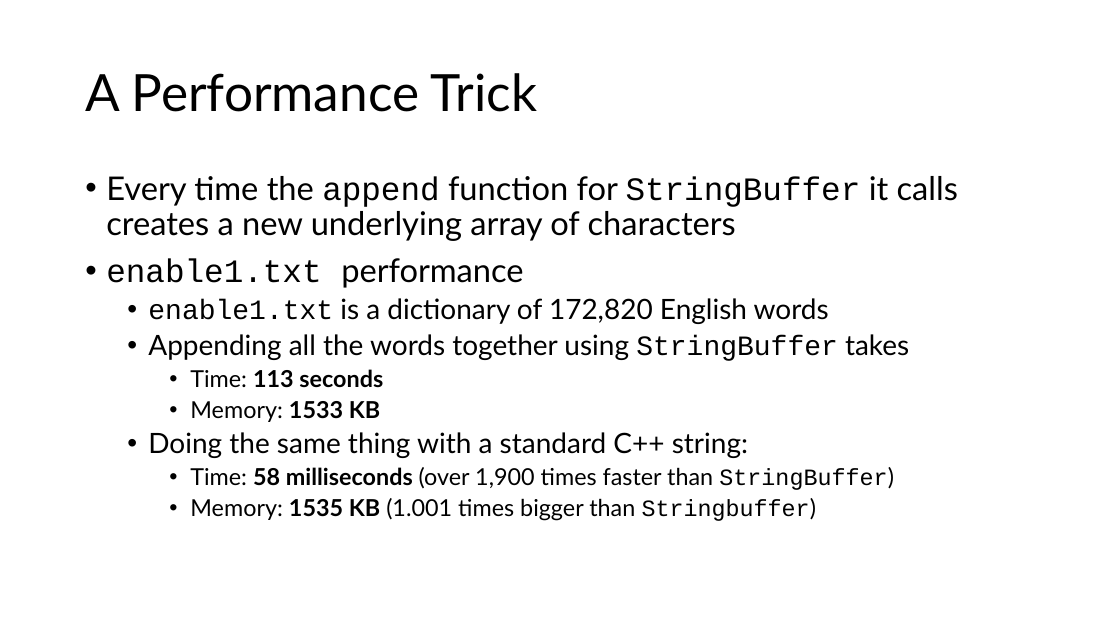
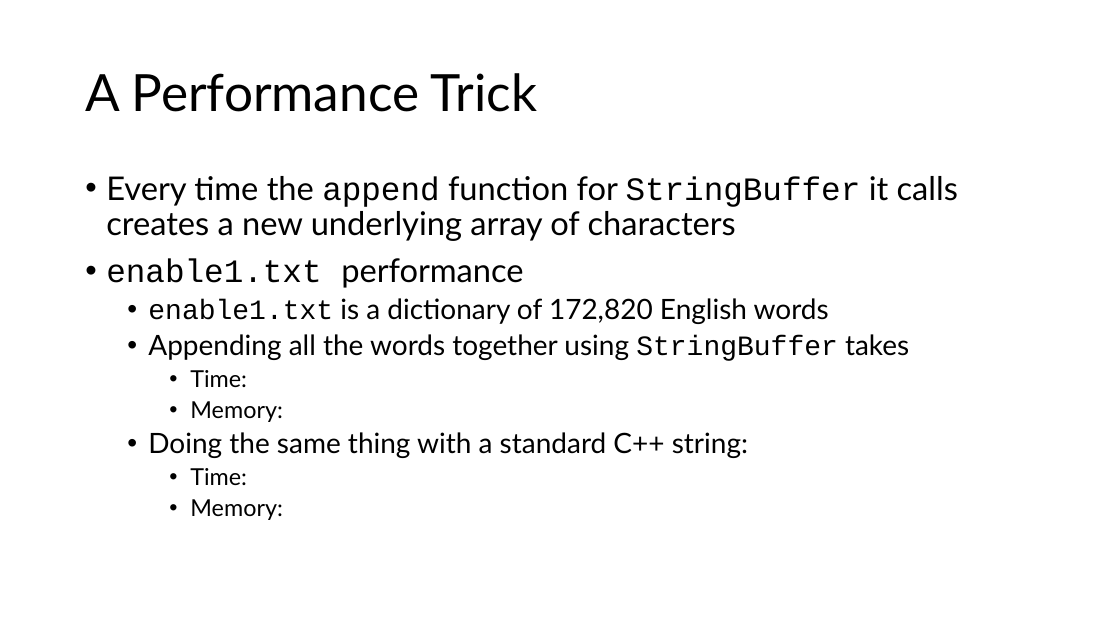
Before and after one commit to tjd1234/cmpt125spring2026, a slide deck: slide 34 of notes/week4/week4.pptx. Drawn at 1120x630 pixels with LibreOffice and Linux fonts; fonts in the diff are those of the drawing. Boxes give left, top, right and bottom in pixels: in the first picture for what was removed or moved away, otherwise in the second. Text is boxed around its words. In the diff, an @@ line names an element or a change of style, - is before the commit and + after.

```diff
--- a/notes/week4/week4.pptx
+++ b/notes/week4/week4.pptx
@@ text at bbox=[190, 370, 283, 422]: text changed; bold off @@
-    • Time: 113 seconds
-    • Memory: 1533 KB
+    • Time:
+    • Memory:
@@ text at bbox=[190, 468, 283, 520]: text changed @@
-    • Time: 58 milliseconds (over 1,900 times faster than StringBuffer)
-    • Memory: 1535 KB (1.001 times bigger than Stringbuffer)
+    • Time:
+    • Memory:
```
Also in this commit, not shown: 6 other slides changed, 3 slides added, 15 other files.
